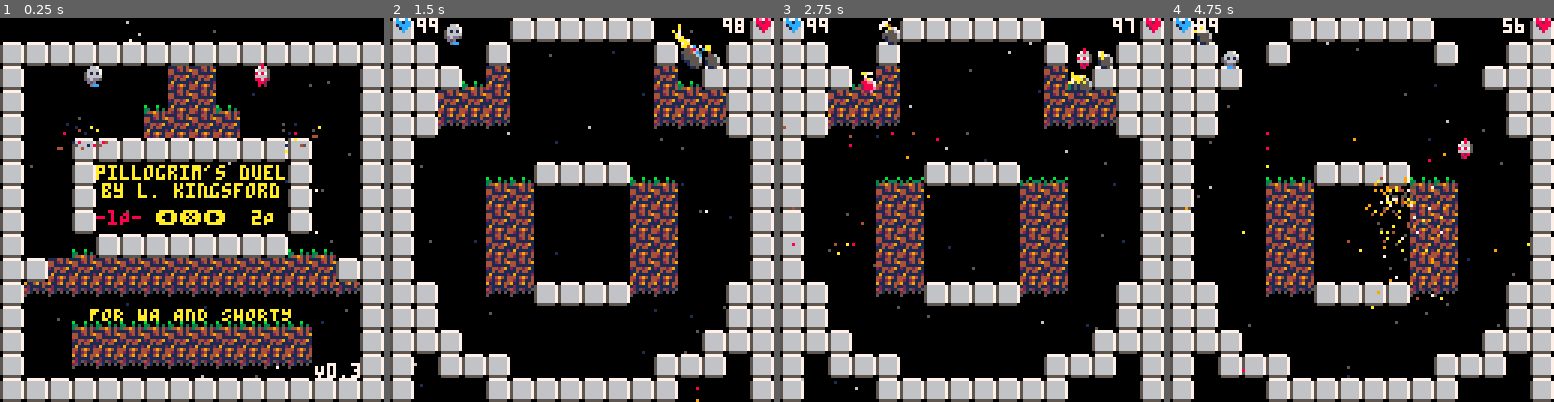
Above: before the commit, frames 1-4 (left to right).
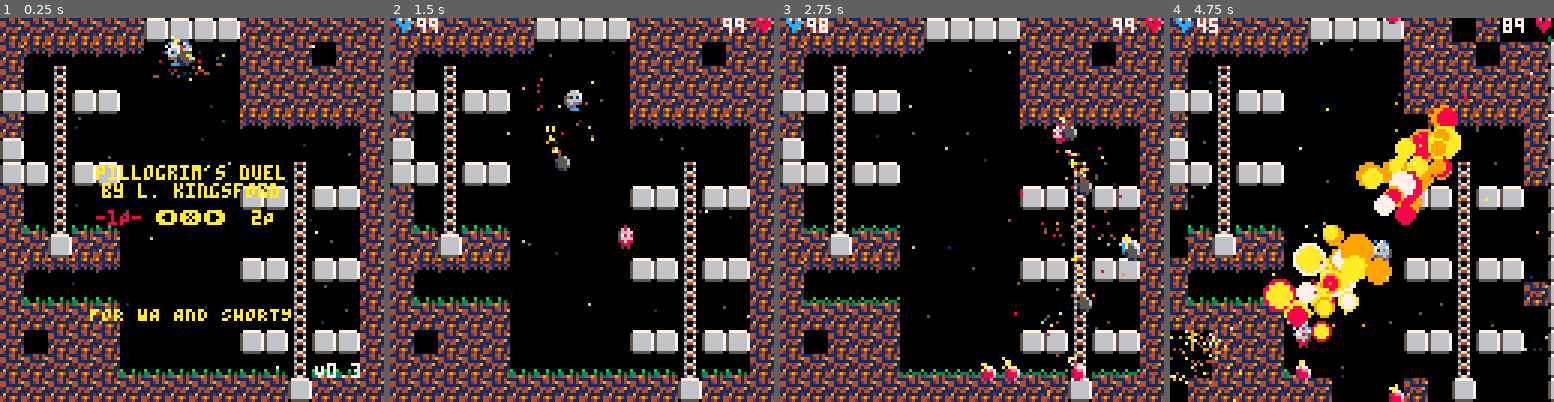
Above: after the commit, the same moments.

Repository: lkingsford/pico8-projects
Game: PICO-8 cartridge plat1.p8
Same seed, same stepped clock (60 frames per second), same inputs: the game is played once before the commit and once after it.
Inputs:
- Up to frame 1 (0.25 s): no input
- Up to frame 2 (1.5 s): tap X (X key) at 0.33, 1.07 s; tap O (Z key) at 0.7 s
- Up to frame 3 (2.75 s): hold Right 1.6-2.1 s; tap O (Z key) at 1.7, 2.1, 2.5 s; tap X (X key) at 1.85 s; hold Up 2.15-2.42 s; hold Right from 2.47 s (still down)
- Up to frame 4 (4.75 s): tap O (Z key) every 0.4 s from 2.9 to 4.5 s; tap X (X key) at 2.97, 4.08 s; release Right at 3.03 s; hold Left 3.08-3.58 s; hold Down 3.63-3.97 s; hold Right 4.02-4.68 s; hold Up from 4.73 s (still down)

The runs differ from the first frame. In frame 1, 67% of the frame differs, in the area x 0-100%, y 0-100%; in frame 2, 54%; in frame 3, 55%; in frame 4, 61%.

Commit message:
Improved wraparound explosion

Diff:
--- a/plat1.p8
+++ b/plat1.p8
@@ -837,7 +837,8 @@
 	anim_f = 0
 	init_back()
 	-- Update rnd for new map
-	load_map(map or flr(rnd(MAP_COUNT)))
+	--load_map(map or flr(rnd(MAP_COUNT)))
+	load_map(6)
 	fore_parts = {}
 	shakes = {}
 
@@ -1471,12 +1472,17 @@
 	del(actors, b)
 	local x = b.x / 8
 	local y = b.y / 8
+	local boomed = {}
 	for ix = x - b.r, x + b.r do
 	for iy = y - b.r, y + b.r do
 		if ceil(distance(x+0.5,y+0.5,ix,iy)) <= b.r then
-			if not fget(mget(ix,iy),1) or b.nuke then
-				remove_grass(ix, iy)
-				mset(ix, iy, 0)
+			local _ix = ix % 16
+			local _iy = iy % 16
+			printh(ix ..','..iy)
+			if not fget(mget(_ix,_iy),1) or b.nuke then
+				remove_grass(_ix, _iy)
+				mset(_ix, _iy, 0)
+				add(boomed, {x=_ix, y=_iy})
 			end
 		end
 	end
@@ -1504,22 +1510,12 @@
 	local high = b.r * 4
 	local low = 0
 	local theta = 0
-	for i = high, low, -0.5 do
-		local p = {}
-		p.draw = draw_explode_part
-		p.update = update_basic_part
-		p.x = b.x + rnd(b.r * 2) - (b.r)
-		p.y = b.y + rnd(b.r * 2) - (b.r)
-		p.x2 = rnd(1) - .5
-		p.y2 = rnd(1) - .5
-		p.r = i
-		p.c = rnd(FIREY_PART_COLORS)
-		p.c2 = rnd(FIREY_PART_COLORS)
-		theta = atan2(b.x-p.x, b.y-p.y)
-		p.dx = i * sin(theta)
-		p.dy = i * cos(theta)
-		p.t = rnd(high-i) * 2
-		p.gravity = true
+	for i = 0, 10 do
+		local p = explode_p(b, nil, nil)
+		add(fore_parts, p)
+	end
+	for i in all(boomed) do
+		local p = explode_p(b, i.x * 8 - 4, i.y * 8 -  4)
 		add(fore_parts, p)
 	end
 	for i = 0, 20 do
@@ -1539,6 +1535,25 @@
 
 	flash = true
 	add_screen_shake(4, 1)
+end
+
+function explode_p(b, x, y)
+	local p = {}
+	p.draw = draw_explode_part
+	p.update = update_basic_part
+	p.x = x or b.x + rnd(b.r * 2) - b.r
+	p.y = y or b.y + rnd(b.r * 2) - b.r
+	p.x2 = rnd(1) - .5
+	p.y2 = rnd(1) - .5
+	p.r = rnd(b.r) + 3
+	p.c = rnd(FIREY_PART_COLORS)
+	p.c2 = rnd(FIREY_PART_COLORS)
+	theta = atan2(b.x-p.x, b.y-p.y)
+	p.dx = rnd(b.r * 2) * sin(theta)
+	p.dy = rnd(b.r * 2) * cos(theta)
+	p.t = rnd(b.r * 2) + 3
+	p.gravity = true
+	return p
 end
 
 function draw_explode_part(p)
